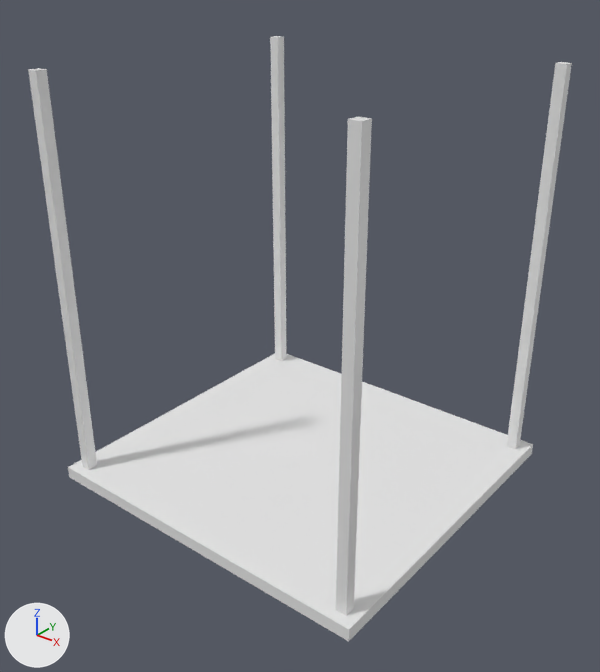
A saved change to the glTF model assets/source/buildings/directorate/sources/operational/power_plant_structural_frame.gltf.
Camera for both pictures: a 50 mm lens placed at (1.08, -1.444, 0.713), pointed at (0.016, -0.113, -0.112). The lights are fixed; the arrows at lower left show +X, +Y and +Z. The first picture is the older version. Vertices at exactly the same position are counted once.

In view in the first picture: 'power_plant_structural_frame'.
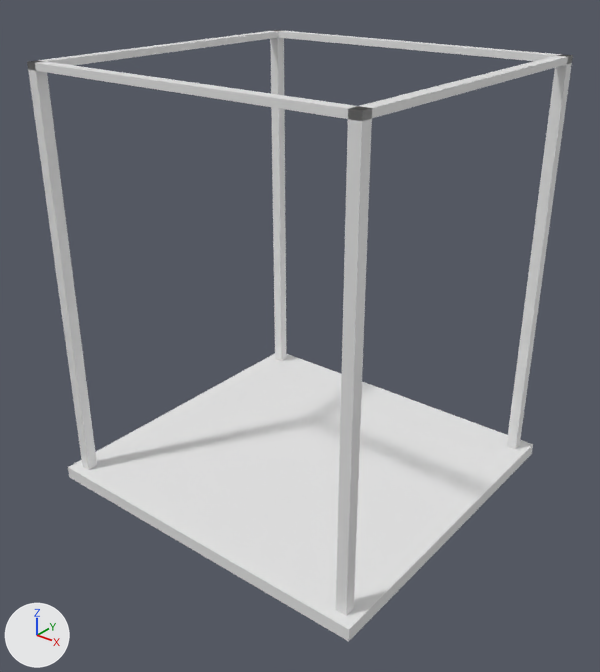
What differs and where, as boxes [x1, y1, x2, y2] in the pictures (600 x 672 px):
'power_plant_structural_frame', reshaped: before [28, 36, 572, 641]; after [27, 30, 573, 641]
part 1 of me_power_plant_structural_frame, added: after [27, 30, 573, 121]

Diff of the bpy script that builds the scene:
```diff
--- a/assets/source/buildings/directorate/sources/operational/power_plant_structural_frame.gltf.py
+++ b/assets/source/buildings/directorate/sources/operational/power_plant_structural_frame.gltf.py
@@ me_power_plant_structural_frame @@
 # used by ob_power_plant_structural_frame; location = (0.0, 0.0, 0.0)
-me_power_plant_structural_frame.from_pydata(...)  # 40 vertices, 60 faces; spans x -0.43..0.42, y -0.47..0.34, z -0.5..0.47
+me_power_plant_structural_frame.from_pydata(...)  # 52 vertices, 108 faces; spans x -0.43..0.42, y -0.47..0.34, z -0.5..0.485
+# me_power_plant_structural_frame part 1
+# 12 new vertices lie (0.0, 0.0, 0.015) away from vertices in x -0.405..0.395, y -0.445..0.315, z 0.47
+# 48 new faces join them
```
